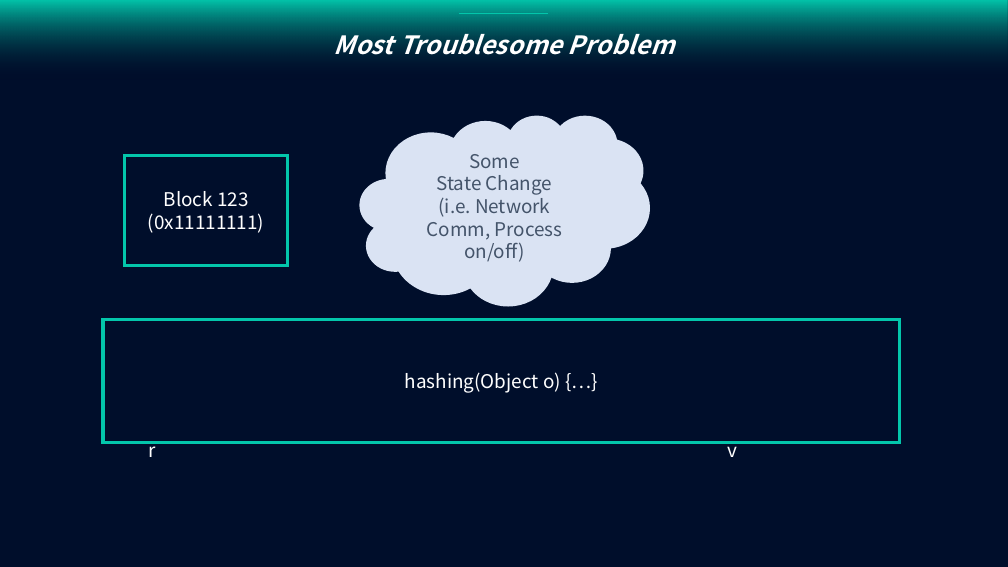
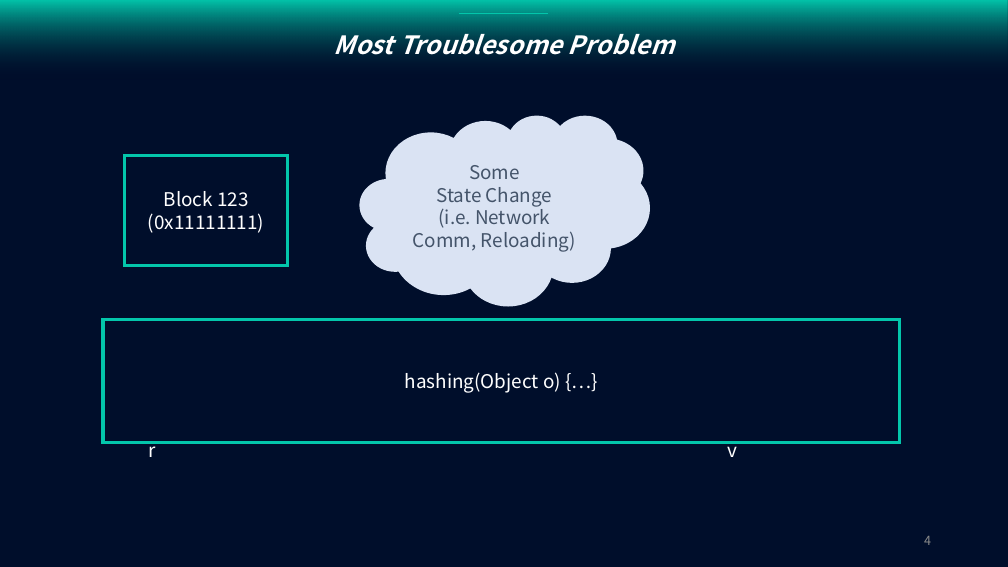
Before and after one commit to purachina/etri, a slide deck: slide 4 of Advanced Buisness Communicating Design/구현.pptx. Drawn at 1008x567 pixels with LibreOffice and Linux fonts; fonts in the diff are those of the drawing. Boxes give left, top, right and bottom in pixels: in the first picture for what was removed or moved away, otherwise in the second. Text is boxed around its words. In the diff, an @@ line names an element or a change of style, - is before the commit and + after.

```diff
--- a/Advanced Buisness Communicating Design/구현.pptx
+++ b/Advanced Buisness Communicating Design/구현.pptx
@@ text in cloud at <box>413,205,576,252</box>: text changed @@
-(i.e. Network Comm, Process on/off)
+(i.e. Network Comm, Reloading)
@@ page number added at <box>924,536,931,545</box>, 12 pt, text #8C8C8C @@
+4
```
Also in this commit, not shown: 10 other slides changed.
